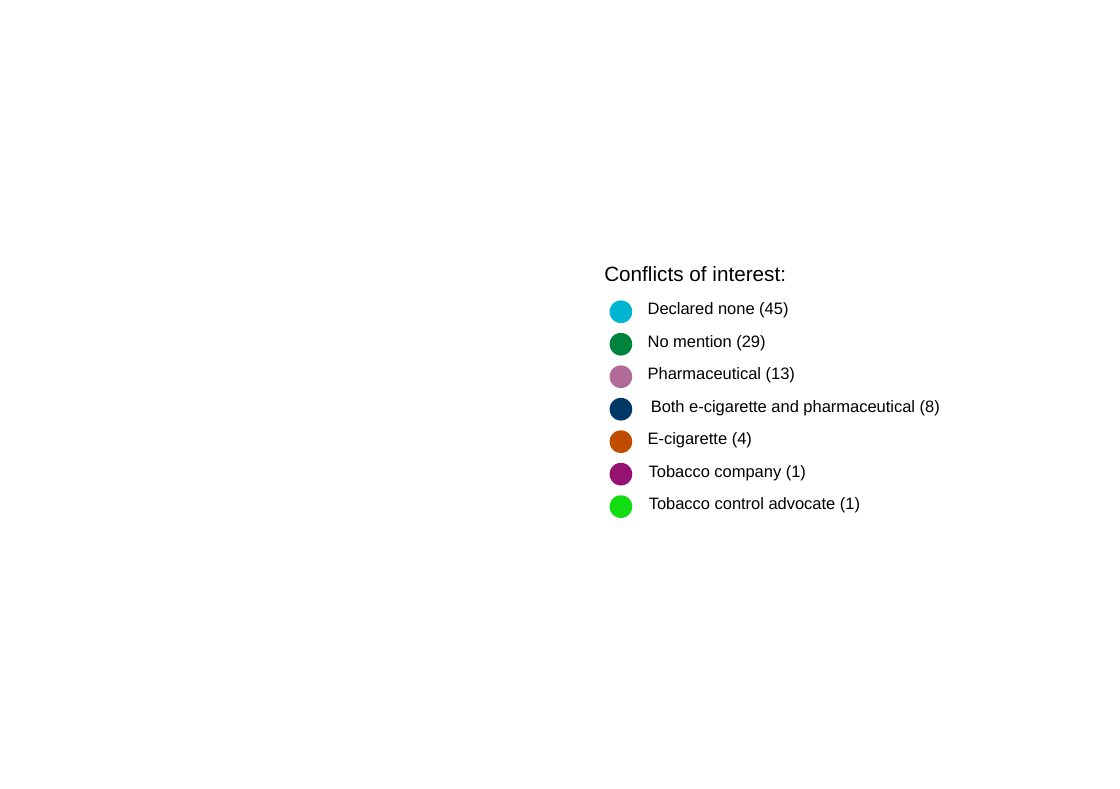
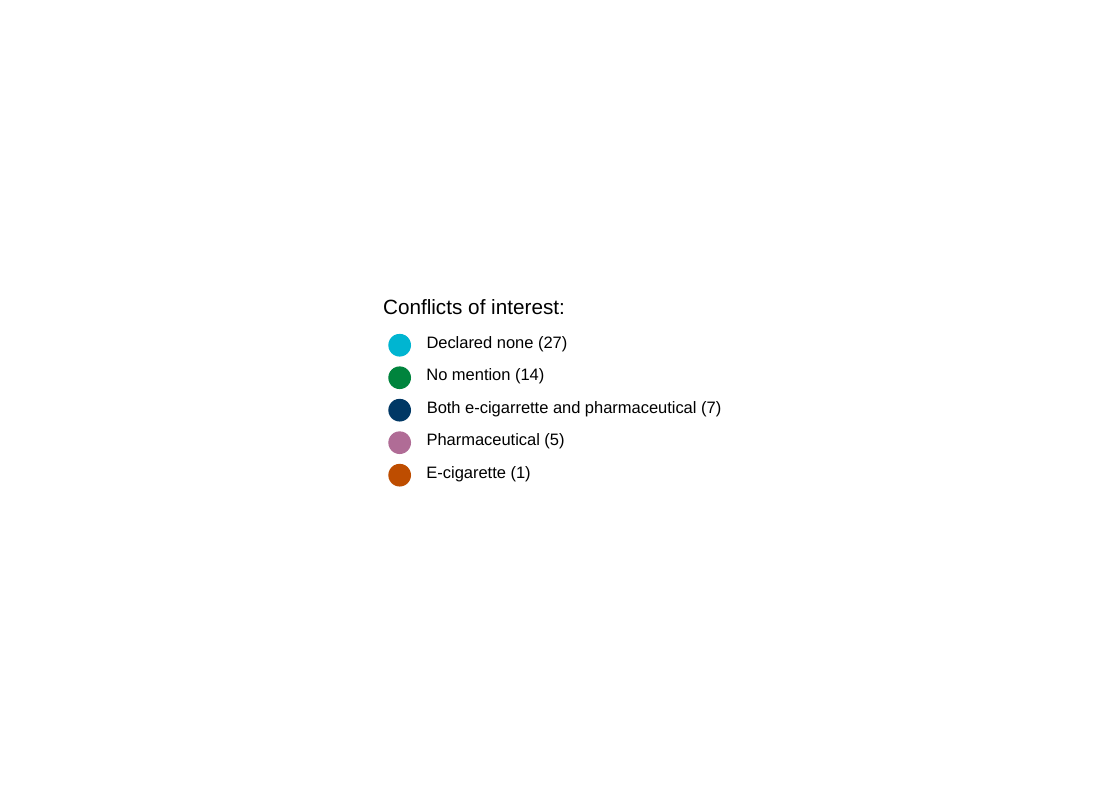
Before and after one commit to marissasmith8/Citation-Network-Analysis, a slide deck: slide 1 of outputs/legend_conf_paper.pptx. Drawn at 1120x789 pixels with LibreOffice and Linux fonts; fonts in the diff are those of the drawing. Boxes give left, top, right and bottom in pixels: in the first picture for what was removed or moved away, otherwise in the second. Text is boxed around its words. In the diff, an @@ line names an element or a change of style, - is before the commit and + after.

```diff
--- a/outputs/legend_conf_paper.pptx
+++ b/outputs/legend_conf_paper.pptx
@@ rectangle added at bbox=[176, 160, 944, 630], fill #FFFFFF, outline #FFFFFF 0.75 pt @@
@@ text at bbox=[427, 336, 567, 351]: text changed @@
-Declared none (45)
+Declared none (27)
@@ text at bbox=[426, 368, 544, 384]: text changed @@
-No mention (29)
+No mention (14)
@@ ellipse: place and size @@
-ellipse at bbox=[611, 398, 632, 420]
+ellipse at bbox=[389, 400, 410, 421]
@@ text at bbox=[427, 401, 721, 416]: text changed @@
-Both e-cigarette and pharmaceutical (8)
+Both e-cigarrette and pharmaceutical (7)
@@ ellipse: place and size @@
-ellipse at bbox=[611, 366, 632, 387]
+ellipse at bbox=[389, 432, 410, 454]
@@ text added at bbox=[427, 433, 564, 449], 8.8 pt, text #000000 @@
+Pharmaceutical (5)
@@ 3 ellipses, 1 text: place and size @@
-3 ellipses, 1 text at bbox=[604, 266, 786, 452]
+3 ellipses, 1 text at bbox=[383, 299, 565, 486]
@@ text at bbox=[426, 466, 531, 481]: text changed @@
-E-cigarette (4)
+E-cigarette (1)
@@ group removed at bbox=[611, 367, 860, 517]: 3 texts, 2 ellipses @@
-Pharmaceutical (13)
-Tobacco company (1)
-Tobacco control advocate (1)
```
Also in this commit, not shown: 26 other files.
